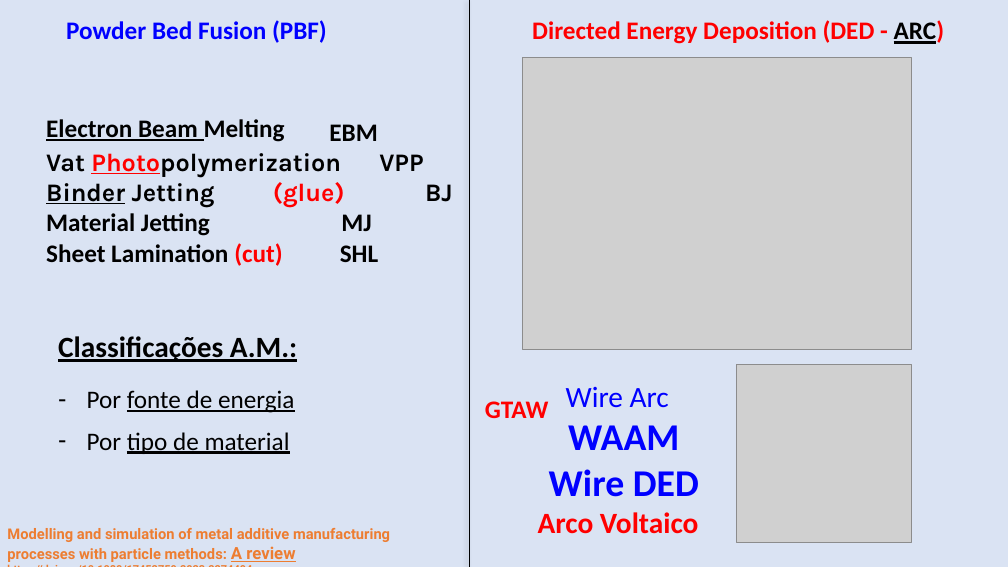
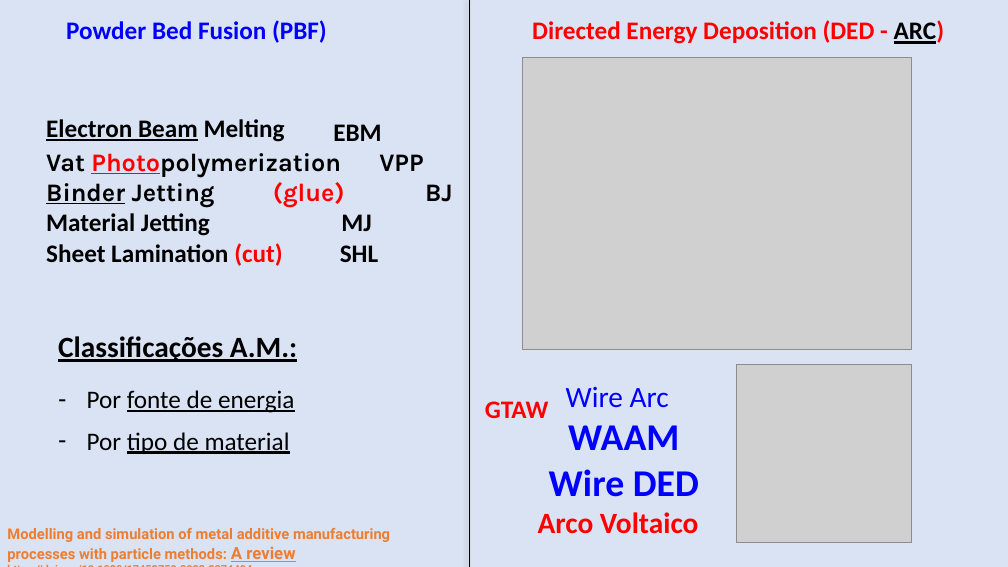
Before and after one commit to grossiRM/AM_FEG, a slide deck: slide 2 of Plano_V02_iii_AM_FEG/d_Topicos Especiais - Introducao a Manufatura Aditiva para Metais.pptx. Drawn at 1008x567 pixels with LibreOffice and Linux fonts; fonts in the diff are those of the drawing; grey boxes stand for pictures. Boxes give left, top, right and bottom in pixels: in the first picture for what was removed or moved away, otherwise in the second. Text is boxed around its words. In the diff, an @@ line names an element or a change of style, - is before the commit and + after.

```diff
--- a/Plano_V02_iii_AM_FEG/d_Topicos Especiais - Introducao a Manufatura Aditiva para Metais.pptx
+++ b/Plano_V02_iii_AM_FEG/d_Topicos Especiais - Introducao a Manufatura Aditiva para Metais.pptx
@@ text "EBM": place and size @@
-text "EBM" at (329,124,377,141)
+text "EBM" at (333,124,381,141)
```
Also in this commit, not shown: 10 other slides changed, 1 other file.
